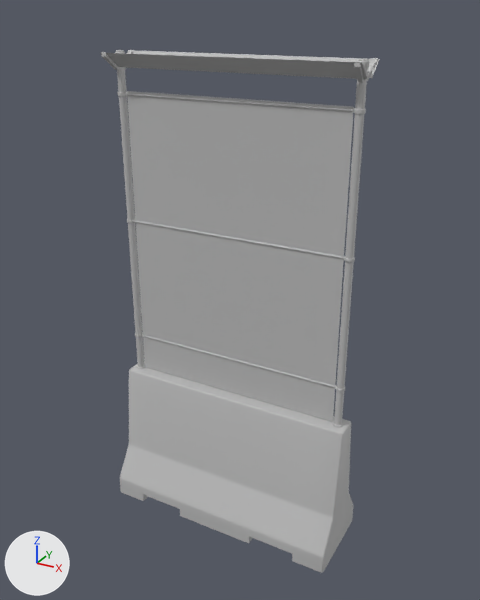
Before and after pictures for a commit that changed the glTF model public/models/impassable_barrier.glb.
Before and after are seen from a 50 mm lens placed at (1.47, -2.6, 2.58), pointed at (0.03, 0.02, 1.27). The lights are fixed; the arrows at lower left show +X, +Y and +Z. Where no turn or scale is listed for an object, it has been applied to the vertices. Vertices at the same position are counted once.

The first picture shows 'wall3'.
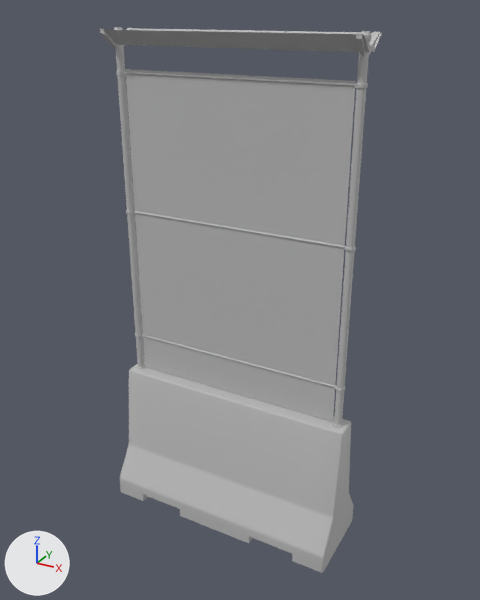
Commit message: barrier glb v1.4

Diff of the bpy script that builds the scene:
```diff
--- a/public/models/impassable_barrier.glb.py
+++ b/public/models/impassable_barrier.glb.py
@@ me_mesh_004 @@
 me_mesh_004.from_pydata(...)  # 1406 vertices, 2768 faces; spans x -0.63..0.63, y -0.22..0.22, z 0.0..2.4
 # used by ob_wall3; location = (0.0, 0.0, 0.0)
-me_mesh_004.vertices[701].co = (-0.56, 0.0, 2.22)  # pixel (126, 90)
-me_mesh_004.vertices[702].co = (0.56, 0.0, 2.22)  # pixel (353, 106)
+# me_mesh_004 part 1: the loose piece of 497 vertices spanning x 0.55..0.61, y -0.1..0.1, z 0.74..2.4 is multiplied about its middle by the matrix ((1.0, 0.0, 0.0), (0.0, 1.0, 0.0), (-0.011, 0.0, 1.065)), then moved by (0.0, 0.0, 0.05)
+# me_mesh_004 part 2: the loose piece of 66 vertices spanning x -0.56..0.56, y -0.01..0.0, z 1.58..1.59 is moved by (0.0, 0.0, 0.05)
+# me_mesh_004 part 3: the loose piece of 66 vertices spanning x -0.56..0.56, y -0.01..0.0, z 2.2..2.21 is moved by (0.0, 0.0, 0.1)
+# me_mesh_004 part 4: the loose piece of 4 vertices spanning x -0.62..0.61, y -0.1..-0.03, z 2.33..2.4 is moved by (0.0, 0.0, 0.1)
+# me_mesh_004 part 5: the loose piece of 4 vertices spanning x -0.62..0.61, y 0.03..0.11, z 2.33..2.4 is moved by (0.0, 0.0, 0.1)
+# me_mesh_004 part 6: the loose piece of 497 vertices spanning x -0.61..-0.56, y -0.1..0.1, z 0.74..2.4 is multiplied about its middle by the matrix ((1.0, 0.0, 0.0), (0.0, 1.0, 0.0), (0.011, 0.0, 1.065)), then moved by (0.0, 0.0, 0.05)
+# me_mesh_004 part 7
+me_mesh_004.vertices[701].co = (-0.56, 0.0, 2.32)  # pixel (125, 69)
+me_mesh_004.vertices[702].co = (0.56, 0.0, 2.32)  # pixel (355, 81)
 me_mesh_004.materials.append(mat_wall3)
```

Pixel boxes (x1, y1, x2, y2) of what changed, in the pictures (480 x 600 px; the box of a moved part takes in the faces that stretch with it):
'wall3', reshaped: before (101, 50, 380, 573); after (99, 27, 382, 573)
part 1 of me_mesh_004, moved or reshaped: before (332, 58, 378, 428); after (332, 31, 380, 428)
part 2 of me_mesh_004, moved or reshaped: before (135, 221, 343, 259); after (135, 211, 343, 248)
part 3 of me_mesh_004, moved or reshaped: before (127, 93, 352, 112); after (126, 72, 354, 86)
part 4 of me_mesh_004, moved or reshaped: before (101, 53, 367, 79); after (99, 30, 369, 52)
part 5 of me_mesh_004, moved or reshaped: before (127, 50, 380, 78); after (126, 28, 382, 52)
part 6 of me_mesh_004, moved or reshaped: before (101, 50, 146, 369); after (100, 27, 146, 369)
part 7 of me_mesh_004, moved or reshaped: before (127, 91, 354, 422); after (125, 69, 356, 422)
